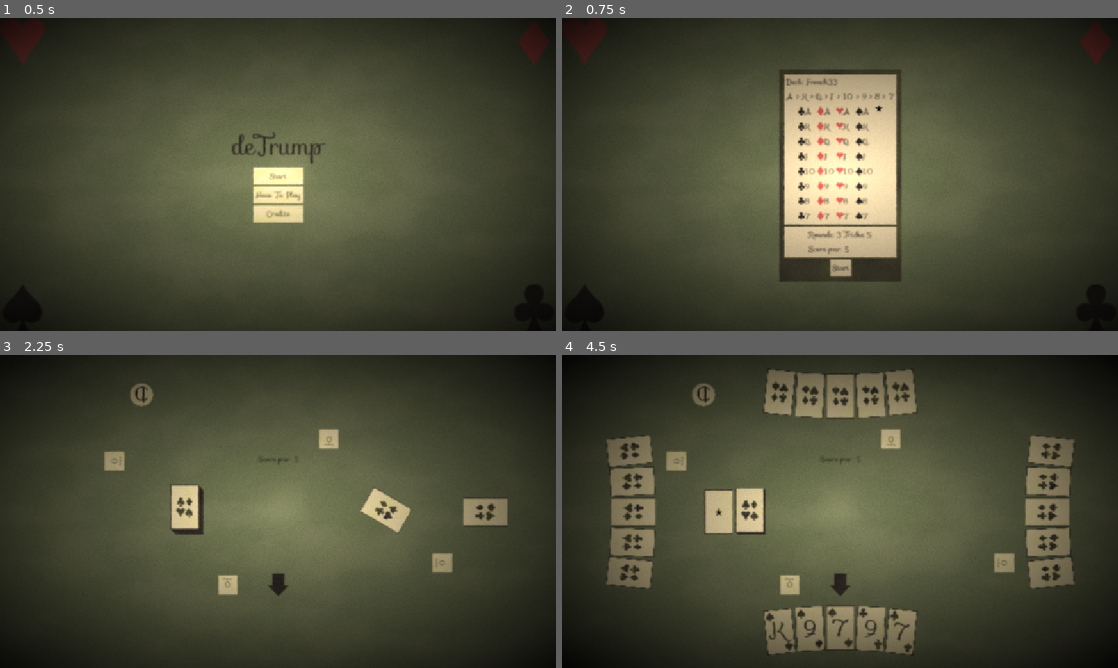
Above: before the commit, frames 1-4 (two rows, left to right).
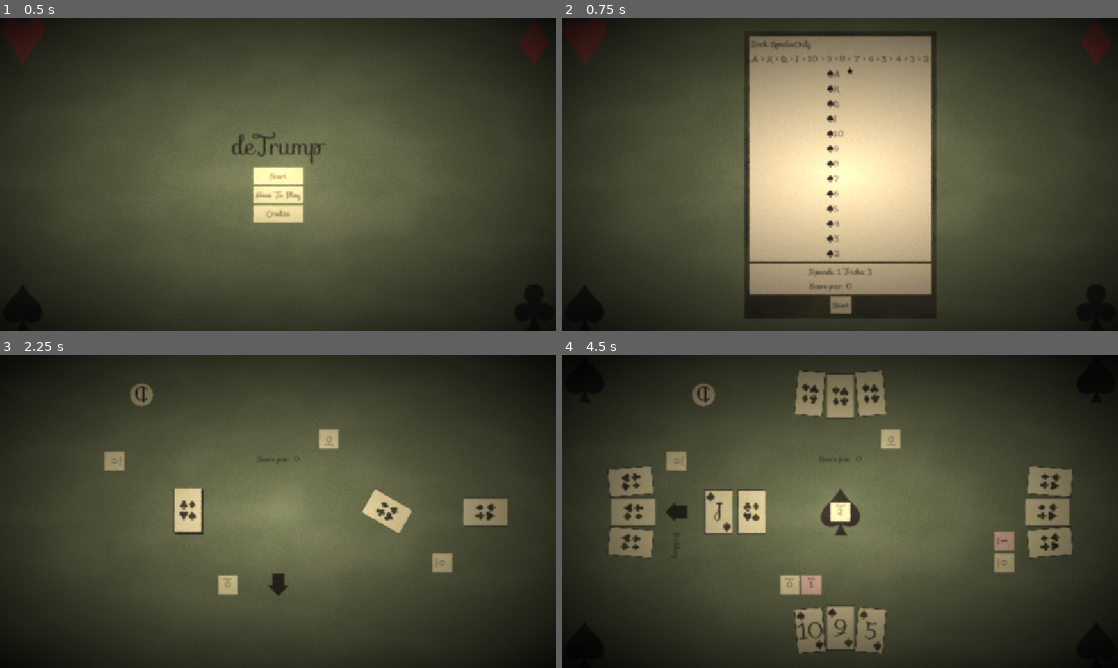
Above: after the commit, the same moments.

Repository: CMurtagh-LGTM/brackeys25.2
Game: Godot game, scene res://Main.tscn
The game is run twice, just before and just after one commit, with the same random seed, the same clock (stepped at 60 frames per second) and the same inputs.
Inputs (mouse positions are in pixels of both pictures, inside the frame that each line leads up to):
- Up to frame 1 (0.5 s): no input
- Up to frame 2 (0.75 s): click "Start" at 0.5 s
- Up to frame 3 (2.25 s): click "Start" at 1.25 s; click "Skip" at 2 s
- Up to frame 4 (4.5 s): move the mouse to (751, 511) at 2.77 s; click (751, 511) at 2.92 s; move the mouse to (751, 511) at 3.52 s; click (751, 511) at 3.67 s; click (834, 558) at 4.25 s, where only the run after the commit has a clickable "1"

Frame 1 is identical in both runs. In frame 2, 21% of the frame differs, in the area x 32-68%, y 4-96%; in frame 3, 0.7%; in frame 4, 8.0%.

Commit message:
Game over reason

Diff:
--- a/GameManager/WinConditions/PlaceWinCondition.gd
+++ b/GameManager/WinConditions/PlaceWinCondition.gd
@@ -3,18 +3,8 @@
 
 @export_range(1, 4) var minimum_place: int = 2
 
-func _nth() -> String:
-	assert(minimum_place > 0)
-	if minimum_place % 10 == 1:
-		return "st"
-	if minimum_place % 10 == 2:
-		return "nd"
-	if minimum_place % 10 == 3:
-		return "rd"
-	return "th"
-
 func to_label() -> String:
-	return "Place at least: " + str(minimum_place) + _nth()
+	return "Place at least: " + str(minimum_place) + Utils.nth(minimum_place)
 
 func has_won(place_: int, _score: int) -> bool:
 	# place is 0 indexed whilst minimum_place is 1 indexed
--- a/Menu/GameOver.gd
+++ b/Menu/GameOver.gd
@@ -3,7 +3,20 @@
 
 @onready var _menu_buttons: Node2D = $MenuButtons
 
+@onready var _score_label: Label = %Score
+@onready var _place_label: Label = %Place
+@onready var _win_condition_label: Label = %WinCondition
+
 signal main_menu_pressed
+
+func set_score(score: int) -> void:
+	_score_label.text = str(score)
+
+func set_place(place: int) -> void:
+	_place_label.text = str(place + 1) + Utils.nth(place + 1)
+
+func set_win_condition(condition: String) -> void:
+	_win_condition_label.text = condition
 
 func _ready() -> void:
 	globals.viewport_resize.connect(_on_viewport_resize)
--- a/Menu/GameOver.tscn
+++ b/Menu/GameOver.tscn
@@ -54,6 +54,42 @@
 horizontal_alignment = 1
 vertical_alignment = 1
 
+[node name="CenterContainer2" type="CenterContainer" parent="MenuButtons/VBoxContainer"]
+layout_mode = 2
+
+[node name="HBoxContainer" type="HBoxContainer" parent="MenuButtons/VBoxContainer/CenterContainer2"]
+layout_mode = 2
+
+[node name="Label" type="Label" parent="MenuButtons/VBoxContainer/CenterContainer2/HBoxContainer"]
+layout_mode = 2
+text = "Score: "
+
+[node name="Score" type="Label" parent="MenuButtons/VBoxContainer/CenterContainer2/HBoxContainer"]
+unique_name_in_owner = true
+layout_mode = 2
+
+[node name="Label2" type="Label" parent="MenuButtons/VBoxContainer/CenterContainer2/HBoxContainer"]
+layout_mode = 2
+text = "Position: "
+
+[node name="Place" type="Label" parent="MenuButtons/VBoxContainer/CenterContainer2/HBoxContainer"]
+unique_name_in_owner = true
+layout_mode = 2
+
+[node name="CenterContainer3" type="CenterContainer" parent="MenuButtons/VBoxContainer"]
+layout_mode = 2
+
+[node name="HBoxContainer" type="HBoxContainer" parent="MenuButtons/VBoxContainer/CenterContainer3"]
+layout_mode = 2
+
+[node name="Label" type="Label" parent="MenuButtons/VBoxContainer/CenterContainer3/HBoxContainer"]
+layout_mode = 2
+text = "Failed to meet "
+
+[node name="WinCondition" type="Label" parent="MenuButtons/VBoxContainer/CenterContainer3/HBoxContainer"]
+unique_name_in_owner = true
+layout_mode = 2
+
 [node name="CenterContainer" type="CenterContainer" parent="MenuButtons/VBoxContainer"]
 layout_mode = 2
 
--- a/SceneManager.gd
+++ b/SceneManager.gd
@@ -1,8 +1,8 @@
 extends Node
 
 const games: Array[GameInfo] = [
-	# preload("res://Resources/Games/One.tres"),
-	# preload("res://Resources/Games/Two.tres"),
+	preload("res://Resources/Games/One.tres"),
+	preload("res://Resources/Games/Two.tres"),
 	preload("res://Resources/Games/Three.tres"),
 ]
 
@@ -21,33 +21,21 @@
 	_triumph_pool = TriumphPool.new()
 	while true:
 		await _show_main_menu()
-		if await _play():
-			await _show_victory()
-		else:
-			await _show_game_over()
+		await _play()
 
 func _show_main_menu() -> void:
 	_main_menu.visible = true
 	await _main_menu.start_pressed
 	_main_menu.visible = false
 
-func _play() -> bool:
+func _play() -> void:
 	_triumph_pool.reset()
 	var triumphs: Array[Triumph] = []
 	for game: GameInfo in games:
-		_game_preview.set_game_info(game)
-		_game_preview.visible = true
-		await _game_preview.start_pressed
-		_game_preview.visible = false
+		await _show_game_preview(game)
 
 		# TODO move down
-		if not _triumph_pool.is_empty():
-			_triumph_chooser.visible = true
-			var triumph = await _triumph_chooser.choose(_triumph_pool.choices(3))
-			if triumph != null:
-				_triumph_pool.remove_choice(triumph)
-				triumphs.append(triumph)
-			_triumph_chooser.visible = false
+		await _show_triumph_chooser(triumphs)
 
 		for triumph_: Triumph in triumphs:
 			triumph_.unexhaust()
@@ -70,19 +58,35 @@
 		var score: int = result[1]
 
 		if not game.win_condition.has_won(place, score):
-			return false
-	return true
+			await _show_game_over(place, score, game.win_condition.to_label())
+			return
+	await _show_victory()
+	return
 
-func _show_game_over() -> void:
+func _show_game_preview(game: GameInfo) -> void:
+	_game_preview.set_game_info(game)
+	_game_preview.visible = true
+	await _game_preview.start_pressed
+	_game_preview.visible = false
+
+func _show_triumph_chooser(triumphs: Array[Triumph]) -> void:
+	if not _triumph_pool.is_empty():
+		_triumph_chooser.visible = true
+		var triumph = await _triumph_chooser.choose(_triumph_pool.choices(3))
+		if triumph != null:
+			_triumph_pool.remove_choice(triumph)
+			triumphs.append(triumph)
+		_triumph_chooser.visible = false
+
+func _show_game_over(place: int, score: int, win_label: String) -> void:
+	_game_over.set_score(score)
+	_game_over.set_place(place)
+	_game_over.set_win_condition(win_label)
 	_game_over.visible = true
 	await _game_over.main_menu_pressed
 	_game_over.visible = false
-
-	_show_main_menu()
 
 func _show_victory() -> void:
 	_victory.visible = true
 	await _victory.main_menu_pressed
 	_victory.visible = false
-
-	_show_main_menu()
--- a/Util/funcs.gd
+++ b/Util/funcs.gd
@@ -9,3 +9,13 @@
 		if card.suit(trump) == suit:
 			return true
 	return false
+
+static func nth(place: int) -> String:
+	assert(place > 0)
+	if place % 10 == 1:
+		return "st"
+	if place % 10 == 2:
+		return "nd"
+	if place % 10 == 3:
+		return "rd"
+	return "th"
